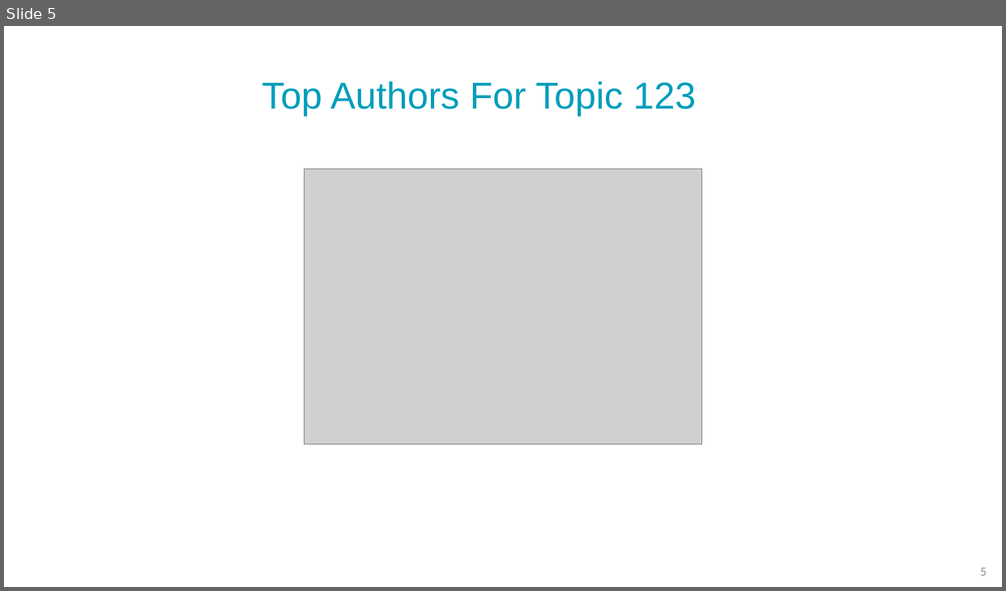
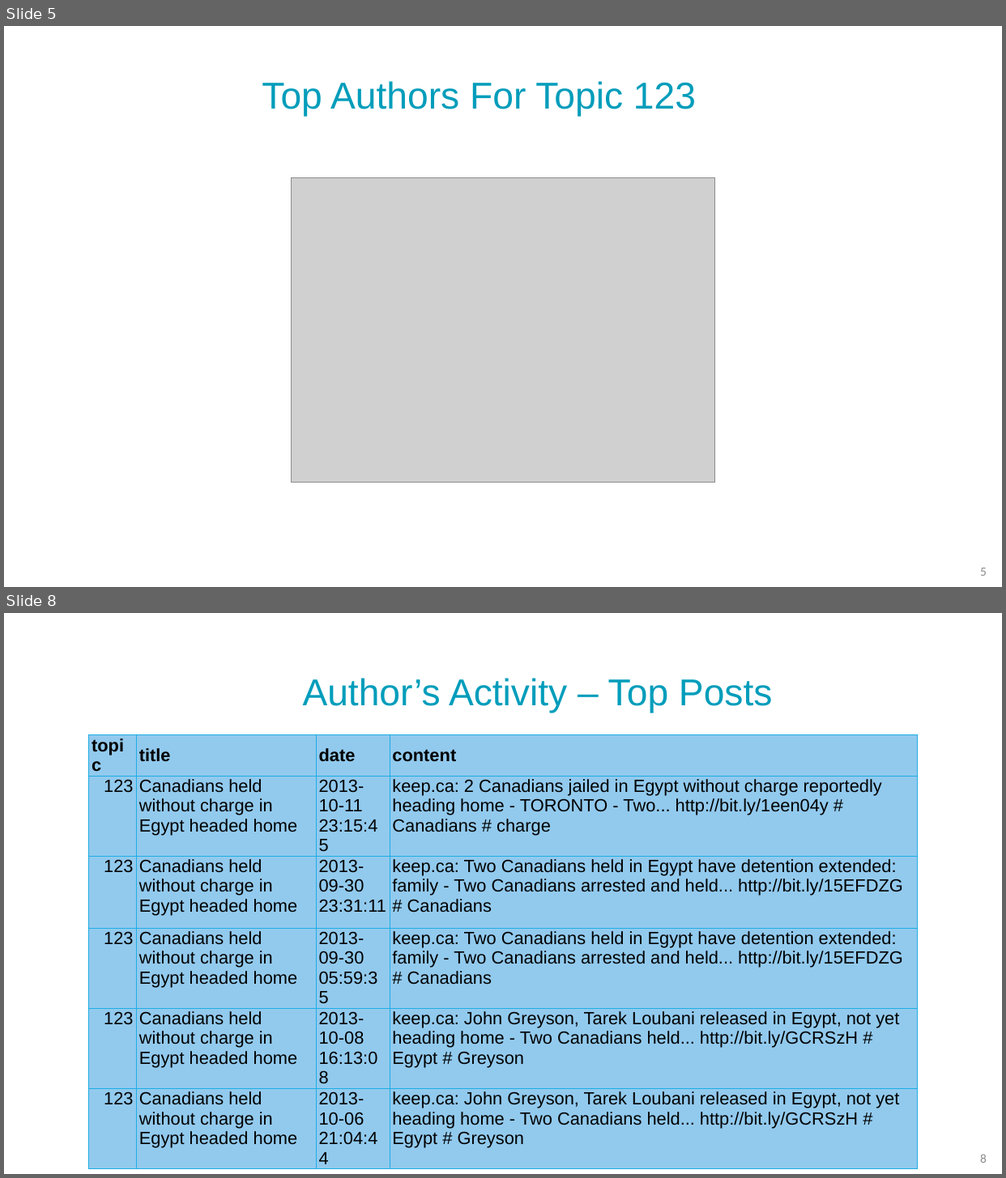
Before and after one commit to NoaTal1996/Backbone-Graph, a slide deck: docs/meeting_with_Sayiqan/20250721.pptx. Shown one above the other, each under a label of ours: slide 5 before the commit, slides 5 and 8 after it; the slides between them are not shown. The pictures are 1006x591 and 1006x1178 pixels, drawn with LibreOffice and Linux fonts; fonts in the diff are those of the drawing; grey boxes stand for pictures; background and template pictures are left out. Boxes give left, top, right and bottom in pixels: in the first picture for what was removed or moved away, otherwise in the second. Text is boxed around its words. In the diff, an @@ line names an element or a change of style, - is before the commit and + after.

```diff
--- a/docs/meeting_with_Sayiqan/20250721.pptx
+++ b/docs/meeting_with_Sayiqan/20250721.pptx
@@ slide 8 added at bbox=[4, 613, 1002, 1174], background picture (left out) @@
@@ text added at bbox=[303, 678, 772, 713], 36 pt, text #009DBB @@
+Author’s Activity – Top Posts
@@ table added at bbox=[88, 735, 918, 1152], 6 rows, 4 columns @@
+topic | title | date | content
+123 | Canadians held without charge in Egypt headed home | 2013-10-11 23:15:45 | keep.ca: 2 Canadians jailed in Egypt without charge reportedly heading home - TORONTO - Two... http://bit.ly/1een04y # Canadians # charge
+123 | Canadians held without charge in Egypt headed home | 2013-09-30 23:31:11 | keep.ca: Two Canadians held in Egypt have detention extended: family - Two Canadians arrested and held... http://bit.ly/15EFDZG # Canadians
+123 | Canadians held without charge in Egypt headed home | 2013-09-30 05:59:35 | keep.ca: Two Canadians held in Egypt have detention extended: family - Two Canadians arrested and held... http://bit.ly/15EFDZG # Canadians
+123 | Canadians held without charge in Egypt headed home | 2013-10-08 16:13:08 | keep.ca: John Greyson, Tarek Loubani released in Egypt, not yet heading home - Two Canadians held... http://bit.ly/GCRSzH # Egypt # Greyson
+123 | Canadians held without charge in Egypt headed home | 2013-10-06 21:04:44 | keep.ca: John Greyson, Tarek Loubani released in Egypt, not yet heading home - Two Canadians held... http://bit.ly/GCRSzH # Egypt # Greyson
@@ page number added at bbox=[980, 1154, 987, 1163], 12 pt, text #8C8C8C @@
+8
@@ slide 5 changed as well @@
@@ picture: place and size @@
-picture at bbox=[305, 169, 701, 446]
+picture at bbox=[292, 178, 715, 484]
```
Also in this commit, not shown: 7 other slides changed, 2 other slides added, 3 slides removed.
